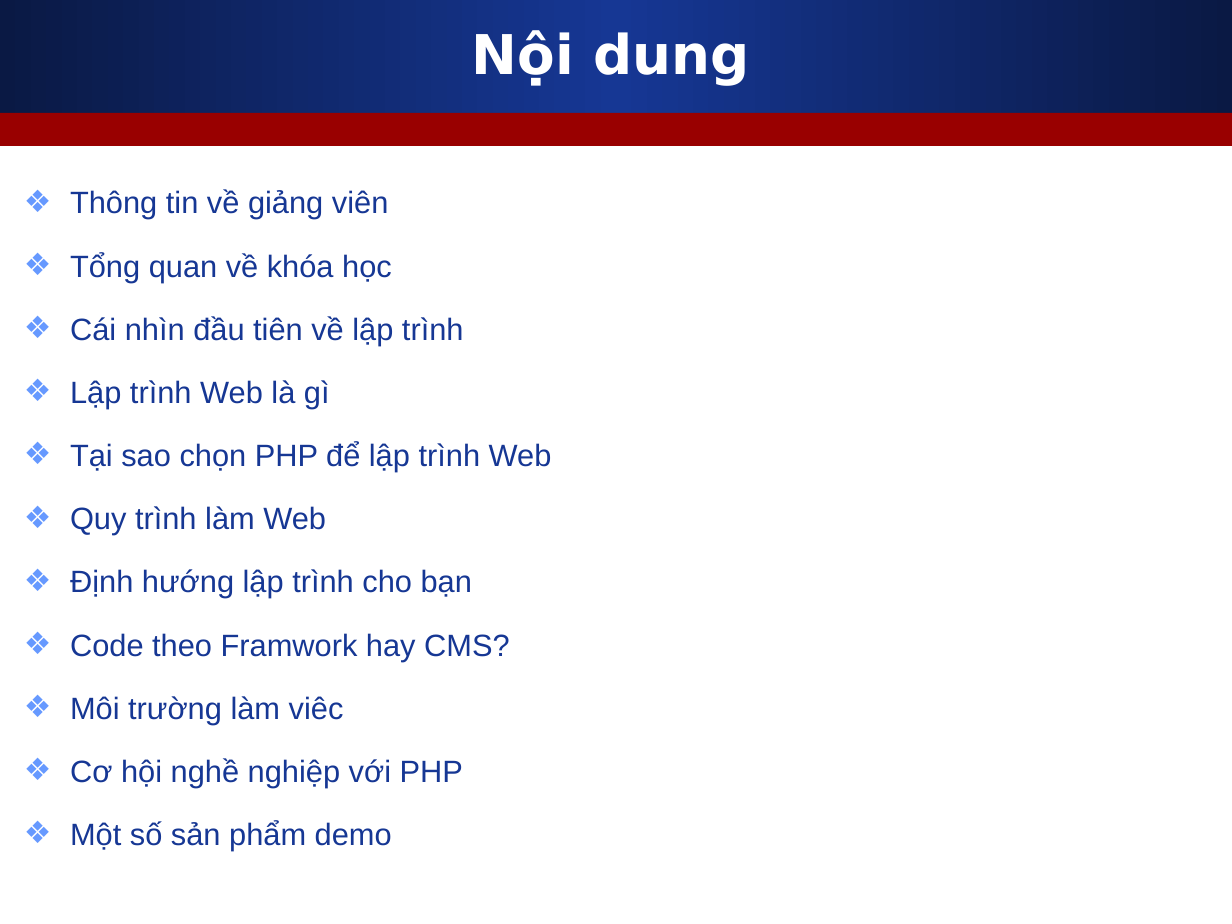
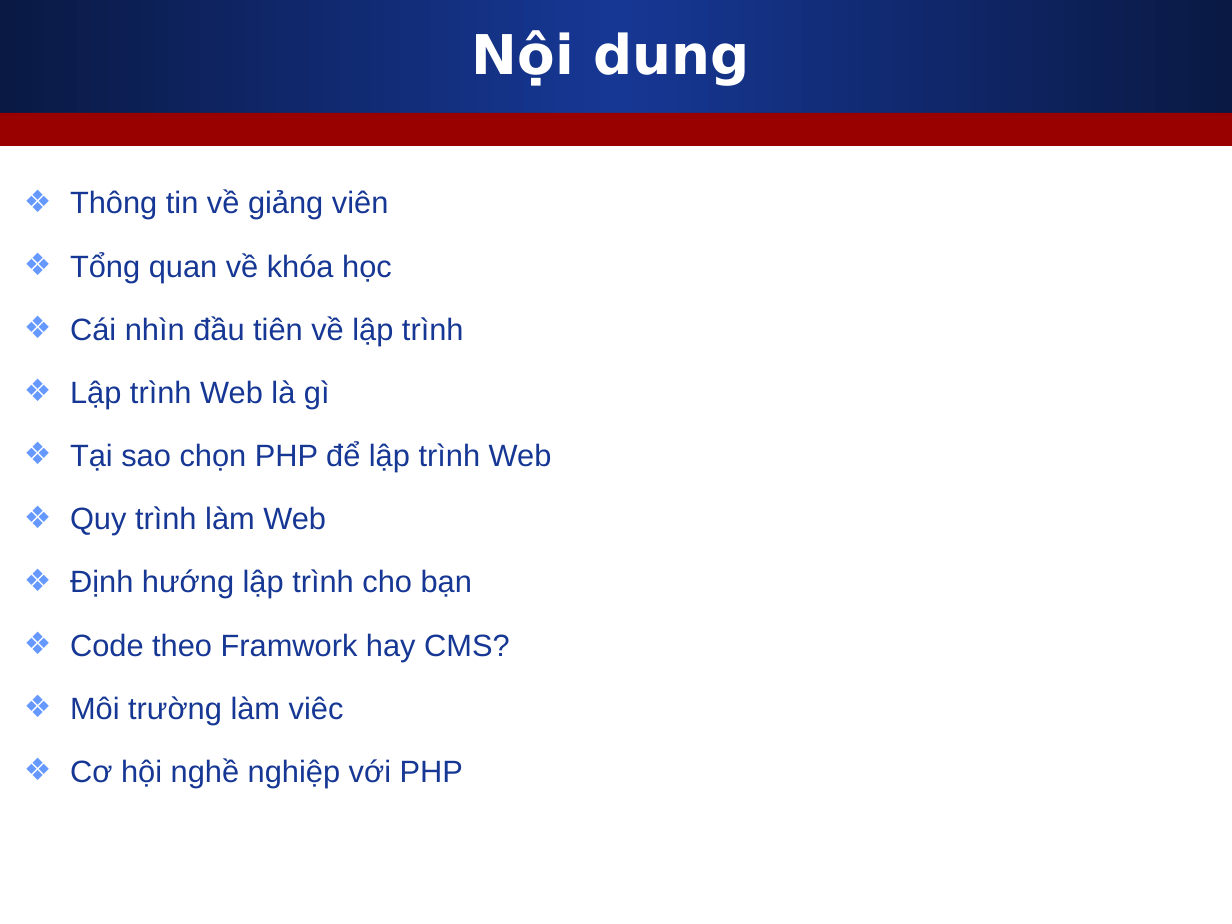
Before and after one commit to nguyenvietmanhit/php1220e2, a slide deck: slide 2 of Day01_Software_Setup_And_Git_And_HTML/Slides/1_Gioi_thieu_khoa_hoc.ppt. Drawn at 1232x924 pixels with LibreOffice and Linux fonts; fonts in the diff are those of the drawing. Boxes give left, top, right and bottom in pixels: in the first picture for what was removed or moved away, otherwise in the second. Text is boxed around its words. In the diff, an @@ line names an element or a change of style, - is before the commit and + after.

```diff
--- a/Day01_Software_Setup_And_Git_And_HTML/Slides/1_Gioi_thieu_khoa_hoc.ppt
+++ b/Day01_Software_Setup_And_Git_And_HTML/Slides/1_Gioi_thieu_khoa_hoc.ppt
@@ text at (x1=70, y1=821, x2=392, y2=851): paragraph removed @@
-❖ Một số sản phẩm demo
```
Also in this commit, not shown: 2 other slides changed, 1 slide removed.
